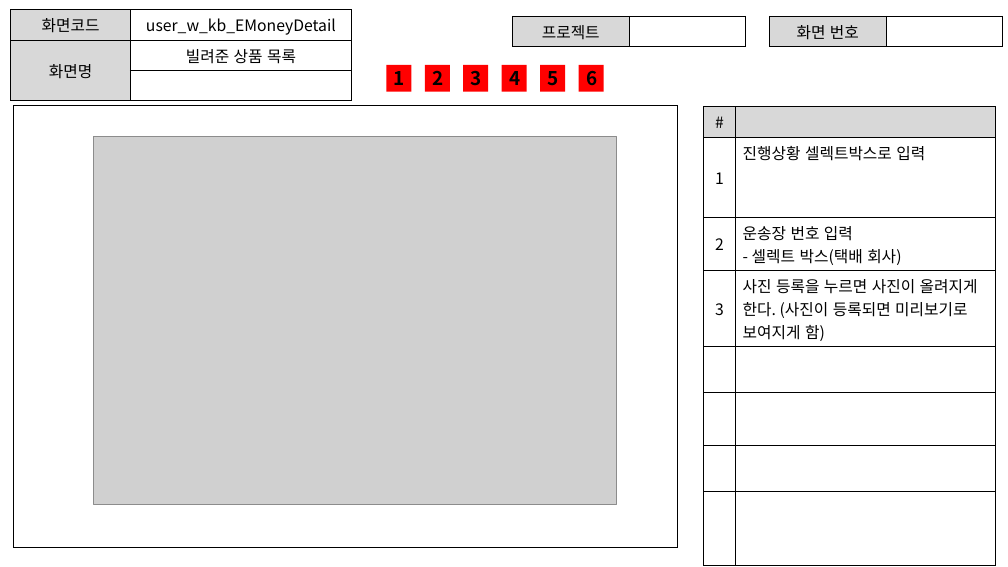
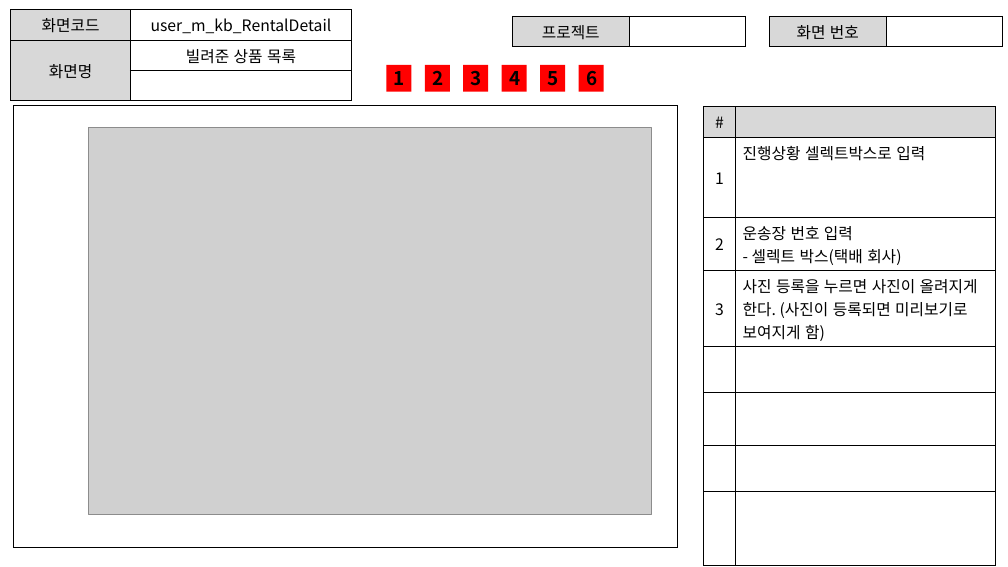
Before and after one commit to ezenteam2/RentalEquip, a slide deck: slide 14 of 0 발표용 파워포인트/project04 - 파워포인트 종합 - 기범.pptx (slide 8 before the commit). Drawn at 1008x567 pixels with LibreOffice and Linux fonts; fonts in the diff are those of the drawing; grey boxes stand for pictures. Boxes give left, top, right and bottom in pixels: in the first picture for what was removed or moved away, otherwise in the second. Text is boxed around its words. In the diff, an @@ line names an element or a change of style, - is before the commit and + after.

```diff
--- a/0 발표용 파워포인트/project04 - 파워포인트 종합 - 기범.pptx
+++ b/0 발표용 파워포인트/project04 - 파워포인트 종합 - 기범.pptx
@@ table at [11, 10, 352, 89] @@
-row 1, column 2: user_w_kb_EMoneyDetail
+row 1, column 2: user_m_kb_RentalDetail
@@ picture: place and size @@
-picture at [94, 136, 617, 504]
+picture at [89, 127, 652, 515]
```
Also in this commit, not shown: 4 other slides changed, 9 slides added.
